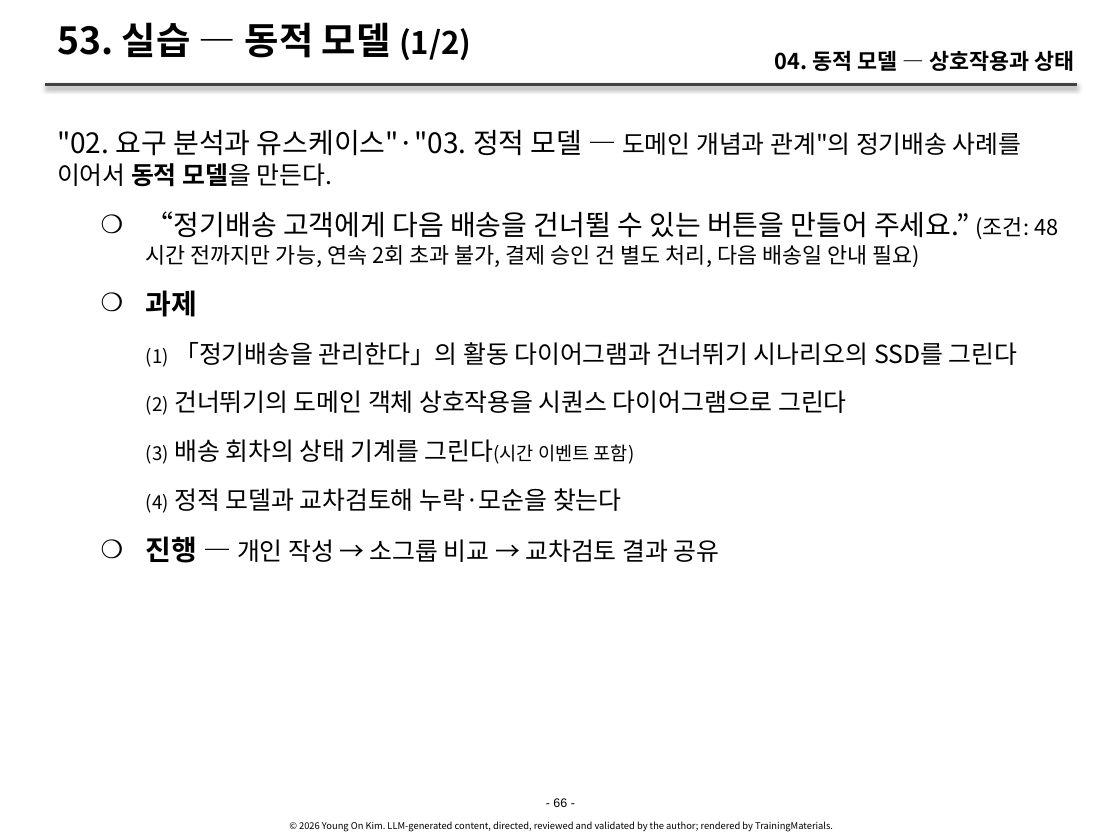
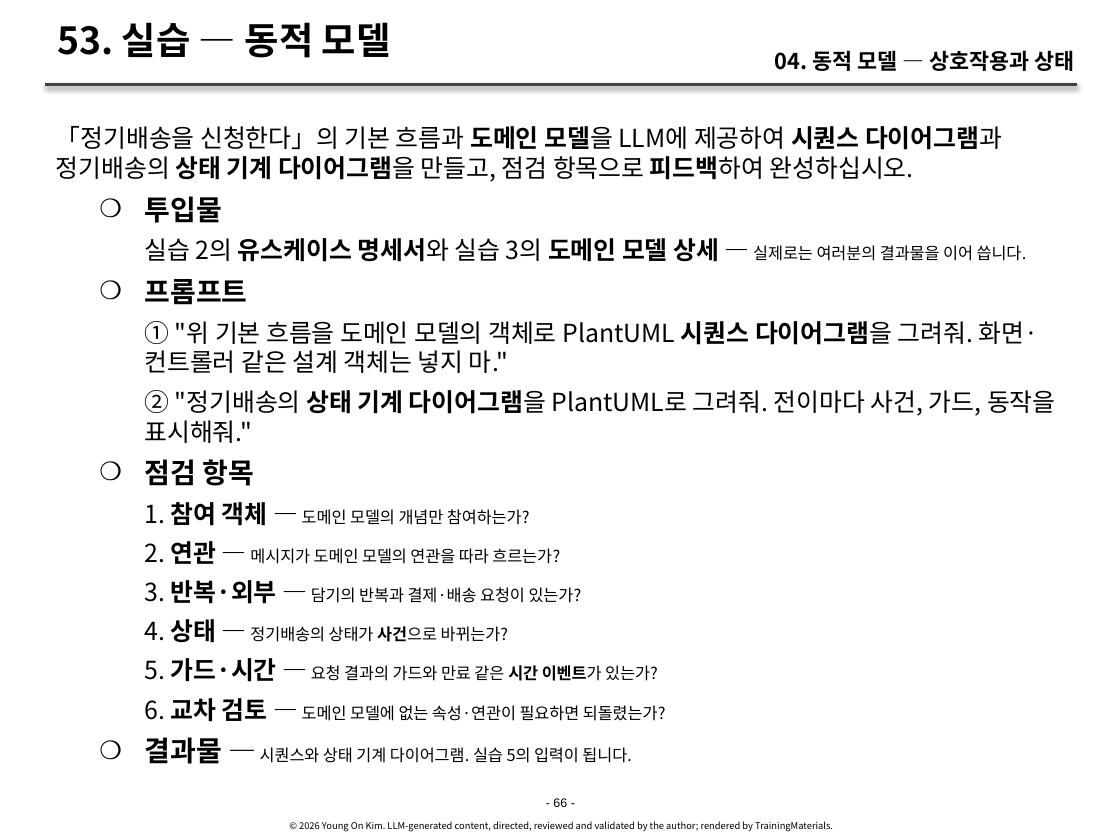
Before and after one commit to YoungSan77/TrainingMaterials, a slide deck: slide 66 of courses/ooad/sessions/s04.pptx. Drawn at 1120x840 pixels with LibreOffice and Linux fonts; fonts in the diff are those of the drawing. Boxes give left, top, right and bottom in pixels: in the first picture for what was removed or moved away, otherwise in the second. Text is boxed around its words. In the diff, an @@ line names an element or a change of style, - is before the commit and + after.

```diff
--- a/courses/ooad/sessions/s04.pptx
+++ b/courses/ooad/sessions/s04.pptx
@@ title at (57,22,391,58): text changed @@
-53. 실습 — 동적 모델 (1/2)
+53. 실습 — 동적 모델
@@ text at (56,126,1055,764): text changed @@
-"02. 요구 분석과 유스케이스"·"03. 정적 모델 — 도메인 개념과 관계"의 정기배송 사례를 이어서 동적 모델을 만든다.
-    ❍ “정기배송 고객에게 다음 배송을 건너뛸 수 있는 버튼을 만들어 주세요.” (조건: 48시간 전까지만 가능, 연속 2회 초과 불가, 결제 승인 건 별도 처리, 다음 배송일 안내 필요)
-    ❍ 과제
-      (1) 「정기배송을 관리한다」의 활동 다이어그램과 건너뛰기 시나리오의 SSD를 그린다
-      (2) 건너뛰기의 도메인 객체 상호작용을 시퀀스 다이어그램으로 그린다
-      (3) 배송 회차의 상태 기계를 그린다(시간 이벤트 포함)
-      (4) 정적 모델과 교차검토해 누락·모순을 찾는다
-    ❍ 진행 — 개인 작성 → 소그룹 비교 → 교차검토 결과 공유
+「정기배송을 신청한다」의 기본 흐름과 도메인 모델을 LLM에 제공하여 시퀀스 다이어그램과 정기배송의 상태 기계 다이어그램을 만들고, 점검 항목으로 피드백하여 완성하십시오.
+    ❍ 투입물
+      실습 2의 유스케이스 명세서와 실습 3의 도메인 모델 상세 — 실제로는 여러분의 결과물을 이어 씁니다.
+    ❍ 프롬프트
+      ① "위 기본 흐름을 도메인 모델의 객체로 PlantUML 시퀀스 다이어그램을 그려줘. 화면·컨트롤러 같은 설계 객체는 넣지 마."
+      ② "정기배송의 상태 기계 다이어그램을 PlantUML로 그려줘. 전이마다 사건, 가드, 동작을 표시해줘."
+    ❍ 점검 항목
+      1. 참여 객체 — 도메인 모델의 개념만 참여하는가?
+      2. 연관 — 메시지가 도메인 모델의 연관을 따라 흐르는가?
+      3. 반복·외부 — 담기의 반복과 결제·배송 요청이 있는가?
+      4. 상태 — 정기배송의 상태가 사건으로 바뀌는가?
+      5. 가드·시간 — 요청 결과의 가드와 만료 같은 시간 이벤트가 있는가?
+      6. 교차 검토 — 도메인 모델에 없는 속성·연관이 필요하면 되돌렸는가?
+    ❍ 결과물 — 시퀀스와 상태 기계 다이어그램. 실습 5의 입력이 됩니다.
```
Also in this commit, not shown: 4 other slides changed, 2 slides added, 1 slide removed, 39 other files.
